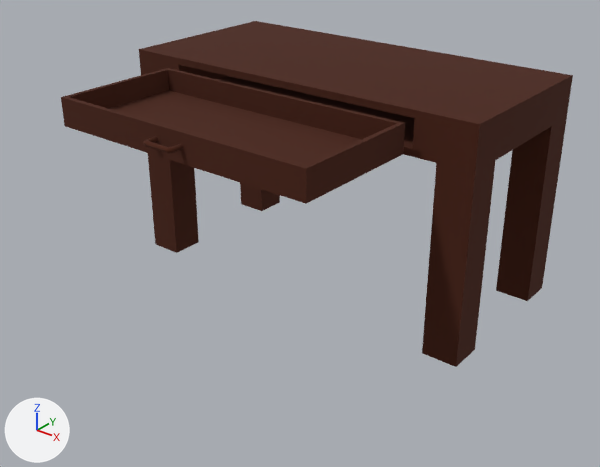
The OBJ model assets/models/desk.obj, before and after one commit.
Rendered twice from a 50 mm lens placed at (6.19, -7.6, 5.64), pointed at (0.21, -0.13, 1.0). Lighting does not change. The marker at lower left points along +X, +Y and +Z. The first picture is the older version. Where no turn or scale is listed for an object, it has been applied to the vertices.

Script lines for the objects in view, before the commit:
```python
me_desk = bpy.data.meshes.new('desk')
me_desk.from_pydata(...)  # 576 vertices, 530 faces; spans x -2.57..2.57, y -2.23..2.23, z 0.0..2.96
me_desk.materials.append(mat_material)  # brown #471900
# before: 48 (-1.8, -0.36, 2.51), 49 (-1.74, -0.42, 2.59) at pixel (169, 90), 50 (-1.8, -0.36, 2.86) at pixel (167, 67), 51 (1.8, -0.35, 2.51) at pixel (403, 154), 52 (1.74, -0.41, 2.59)
# before: 53 (1.8, -0.35, 2.86) at pixel (405, 122), 61 (1.74, -0.41, 2.86) at pixel (397, 123), 62 (-1.74, -0.42, 2.86) at pixel (167, 69)
ob_desk = bpy.data.objects.new('desk', me_desk)
ob_desk.location = (0.0, 0.0, 0.0)
```
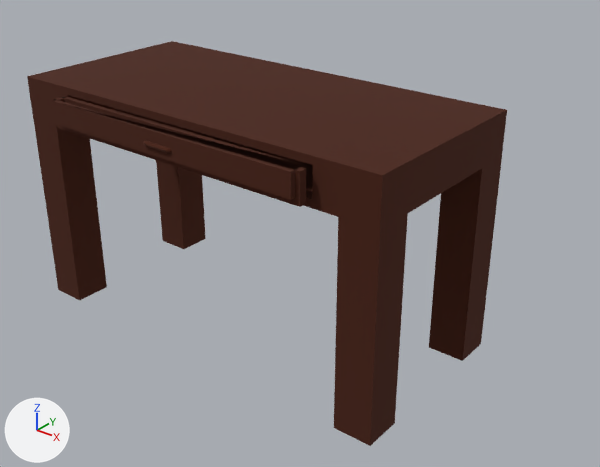
The newer file is also turned or shifted as a whole; pictures and numbers use the older file's frame.

What differs and where, as boxes (x1, y1, x2, y2) in the pictures (600 x 467 px; the box of a moved part takes in the faces that stretch with it):
'desk', reshaped (6% narrower, 17% taller): before (61, 21, 573, 367); after (27, 41, 507, 446)
part 1 of me_desk, moved or reshaped: before (139, 21, 573, 173); after (27, 41, 507, 230)
part 2 of me_desk, moved or reshaped: before (148, 153, 199, 253); after (33, 118, 107, 300)
part 3 of me_desk, moved or reshaped: before (422, 160, 496, 367); after (334, 213, 408, 446)
part 4 of me_desk, moved or reshaped: before (240, 183, 280, 211); after (156, 160, 206, 249)
part 5 of me_desk, moved or reshaped: before (496, 117, 567, 301); after (429, 156, 502, 361)
part 6 of me_desk, moved or reshaped: before (62, 68, 405, 204); after (53, 97, 306, 207)

What changed in the scene script:
```text
Change me_desk:
    used by ob_desk; location = (0.0, 0.0, 0.0)
    remove me_desk.from_pydata(...)  # 576 vertices, 530 faces; spans x -2.57..2.57, y -2.23..2.23, z 0.0..2.96
    add me_desk.from_pydata(...)  # 576 vertices, 530 faces; spans x -2.57..2.57, y -2.23..0.45, z 0.0..2.96
    me_desk part 1: the loose piece of 16 vertices spanning x -2.57..2.57, y -0.17..2.22, z 2.43..2.96 is moved by (0.0, -1.77, 0.0)
    me_desk part 2: the loose piece of 8 vertices spanning x -2.56..-2.1, y -0.17..0.29, z 0.0..2.44 is moved by (0.0, -1.77, 0.0)
    me_desk part 3: the loose piece of 8 vertices spanning x 2.11..2.57, y -0.16..0.3, z 0.0..2.44 is moved by (0.0, -1.77, 0.0)
    me_desk part 4: the loose piece of 8 vertices spanning x -2.56..-2.1, y 1.75..2.21, z 0.0..2.44 is moved by (0.0, -1.77, 0.0)
    me_desk part 5: the loose piece of 8 vertices spanning x 2.1..2.56, y 1.77..2.23, z 0.0..2.44 is moved by (0.0, -1.77, 0.0)
    me_desk part 6
    add for i in [*range(48, 54), 61, 62]: me_desk.vertices[i].co += Vector((0.0, -1.77, 0.0))
```
